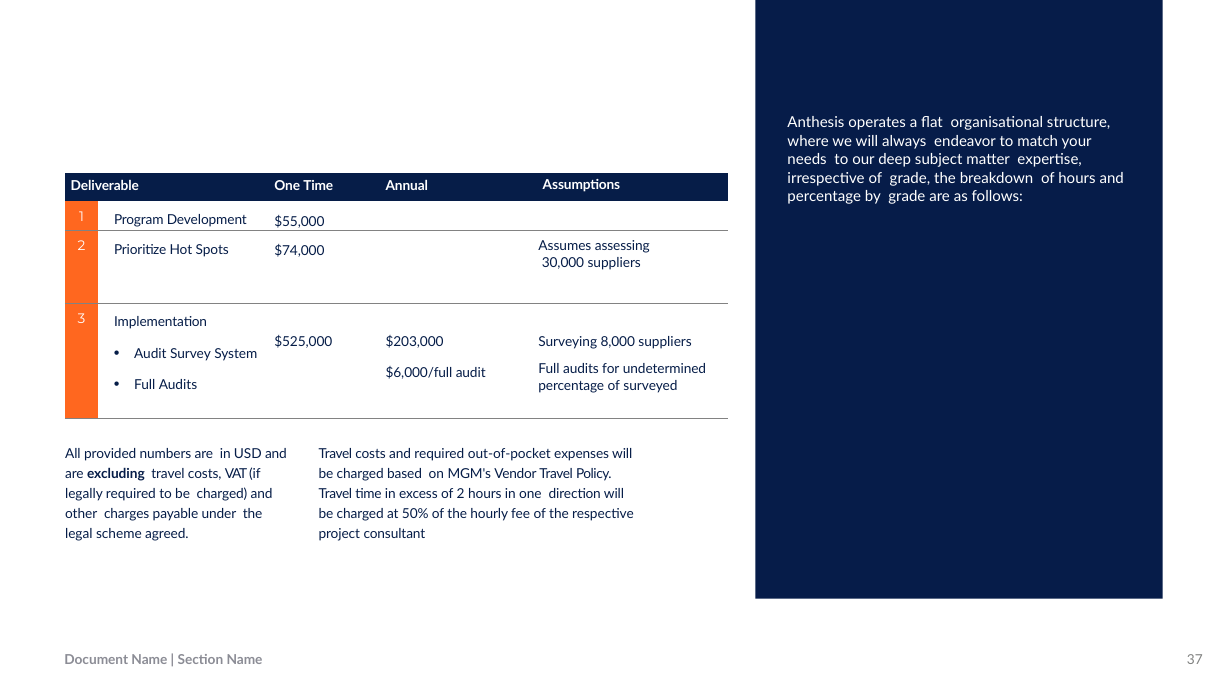
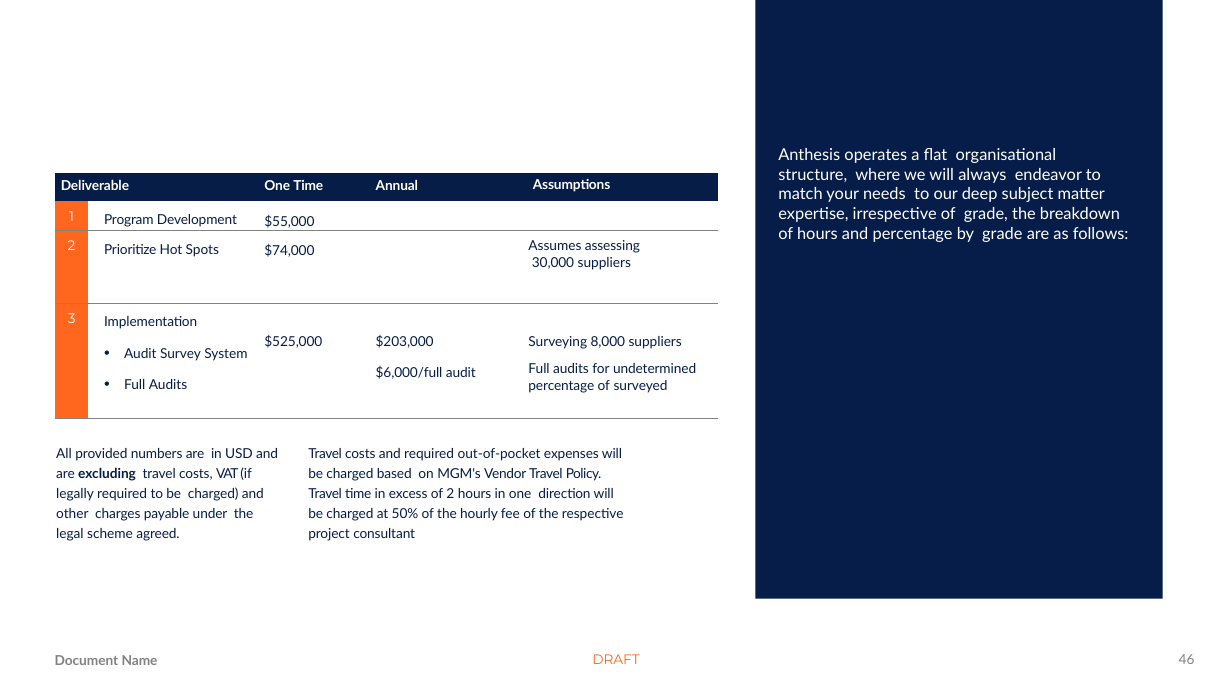
Before and after one commit to Jamison413/kevmaitland-PoshAnt, a slide deck: slide 46 of Intune-WinApp/OfficeThemes/Blank.potx (slide 37 before the commit). Drawn at 1232x693 pixels with LibreOffice and Linux fonts; fonts in the diff are those of the drawing; background and template pictures are left out. Boxes give left, top, right and bottom in pixels: in the first picture for what was removed or moved away, otherwise in the second. Text is boxed around its words. In the diff, an @@ line names an element or a change of style, - is before the commit and + after.

```diff
--- a/Intune-WinApp/OfficeThemes/Blank.potx
+++ b/Intune-WinApp/OfficeThemes/Blank.potx
@@ text "Anthesis operates a flat organisational ...": place and size @@
-text "Anthesis operates a flat organisational ..." at (787,116,1124,204)
+text "Anthesis operates a flat organisational ..." at (778,148,1129,242)
@@ text "Anthesis operates a flat organisational ..." at (778,148,1129,242): size 11 to 12 pt; line spacing 1.03 to 1; less space between paragraphs @@
@@ 2 texts, 1 table: place and size @@
-2 texts, 1 table at (65,173,728,541)
+2 texts, 1 table at (55,173,719,541)
@@ text added at (55,655,158,665), 10 pt, text #818281, bold @@
+Document Name
@@ text removed at (64,654,263,664) @@
-Document Name | Section Name
@@ text added at (592,654,639,664), 10 pt, text #FC671F @@
+DRAFT
@@ page number added at (1179,654,1195,664), 10 pt, text #818281 @@
+46
@@ page number removed at (1187,654,1203,664) @@
-37
```
Also in this commit, not shown: 26 other slides changed, 60 slides added, 38 slides removed, 2 other files.
